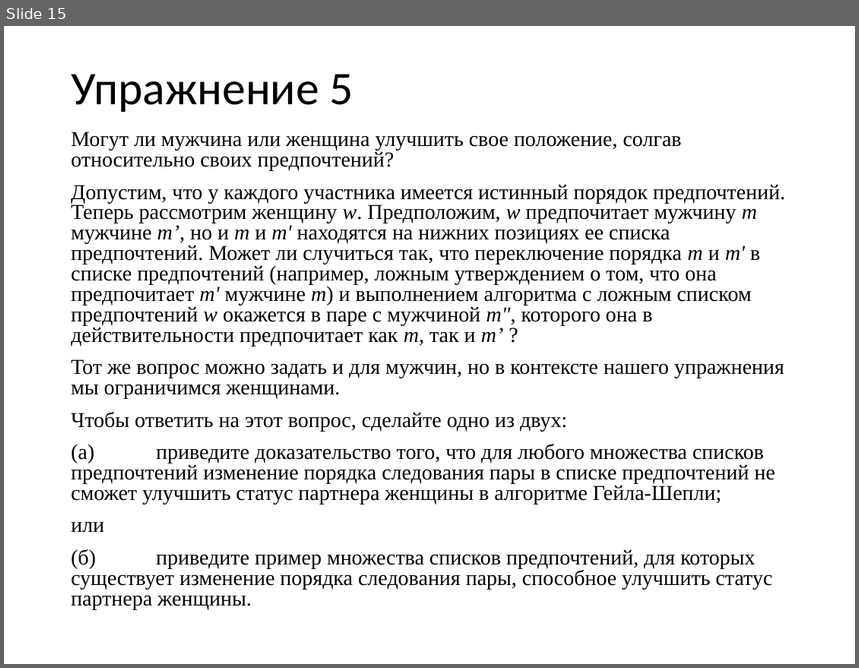
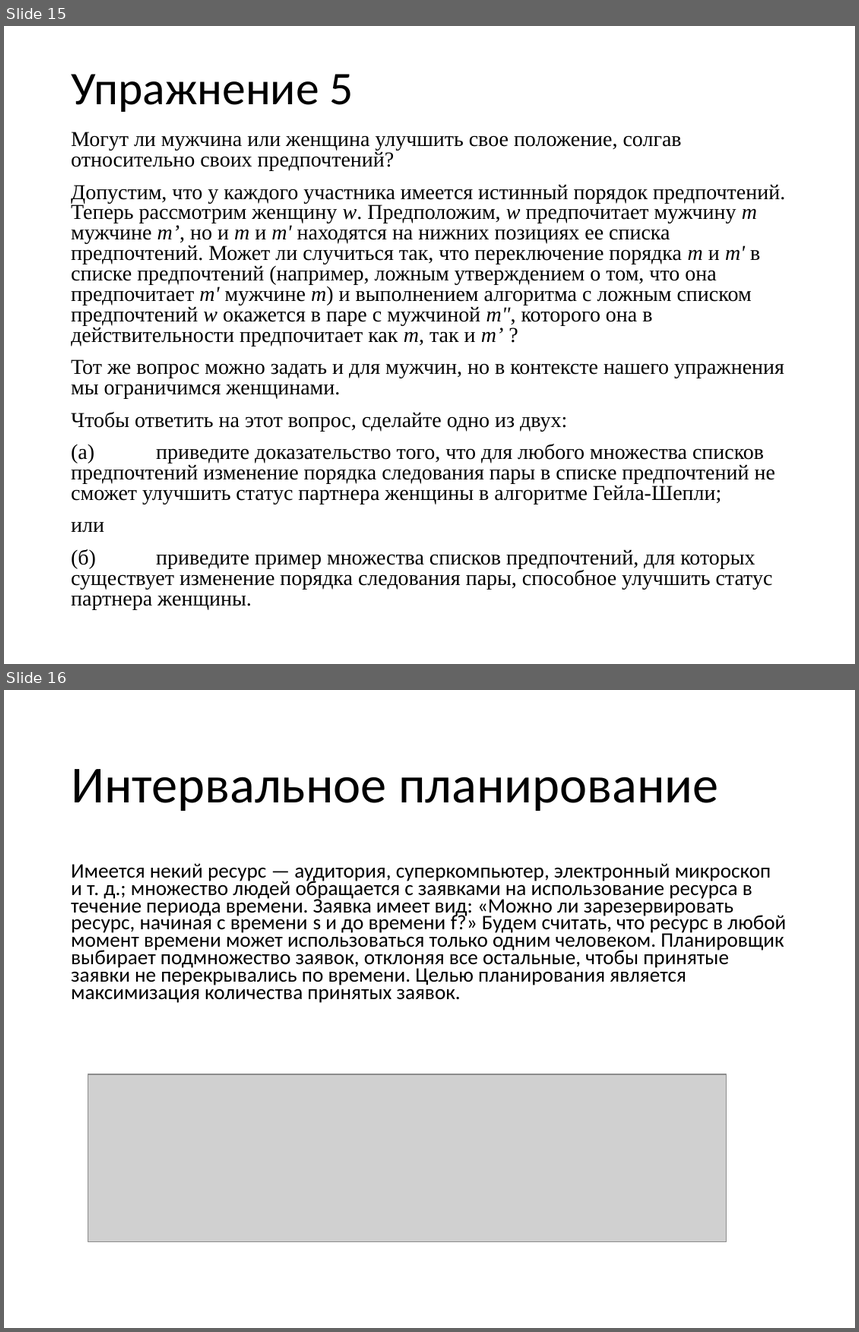
Before and after one commit to sudakov/algo-lab, a slide deck: practice.pptx. Shown one above the other, each under a label of ours: slide 15 before the commit, slides 15 and 16 after it. The pictures are 859x668 and 859x1332 pixels, drawn with LibreOffice and Linux fonts; fonts in the diff are those of the drawing; grey boxes stand for pictures. Boxes give left, top, right and bottom in pixels: in the first picture for what was removed or moved away, otherwise in the second. Text is boxed around its words. In the diff, an @@ line names an element or a change of style, - is before the commit and + after.

```diff
--- a/practice.pptx
+++ b/practice.pptx
@@ slide 16 added at (4, 690, 855, 1328), background #FFFFFF @@
@@ title added at (71, 769, 719, 811), 44 pt, text #000000 @@
+Интервальное планирование
@@ text added at (71, 863, 786, 1003), 17.5 pt, text #000000 @@
+Имеется некий ресурс — аудитория, суперкомпьютер, электронный микроскоп и т. д.; множество людей обращается с заявками на использование ресурса в течение периода времени. Заявка имеет вид: «Можно ли зарезервировать ресурс, начиная с времени s и до времени f?» Будем считать, что ресурс в любой момент времени может использоваться только одним человеком. Планировщик выбирает подмножество заявок, отклоняя все остальные, чтобы принятые заявки не перекрывались по времени. Целью планирования является максимизация количества принятых заявок.
@@ picture added at (88, 1075, 727, 1243) @@
```
Also in this commit, not shown: 1 slide changed, 14 other slides added, 1 other file.
